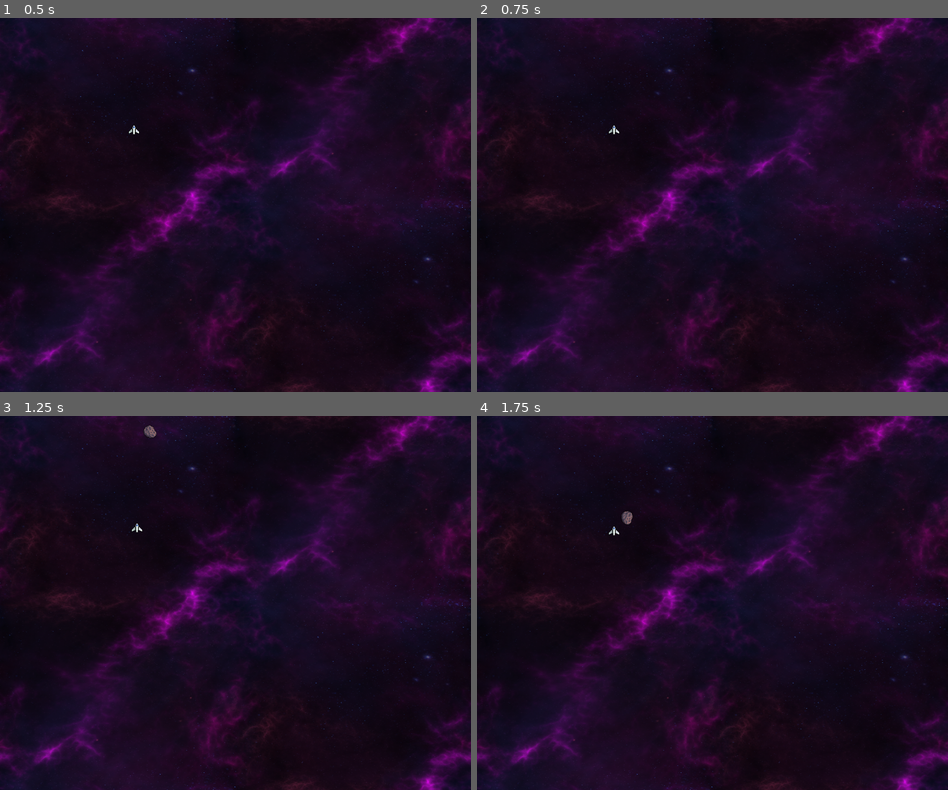
Above: before the commit, frames 1-4 (two rows, left to right).
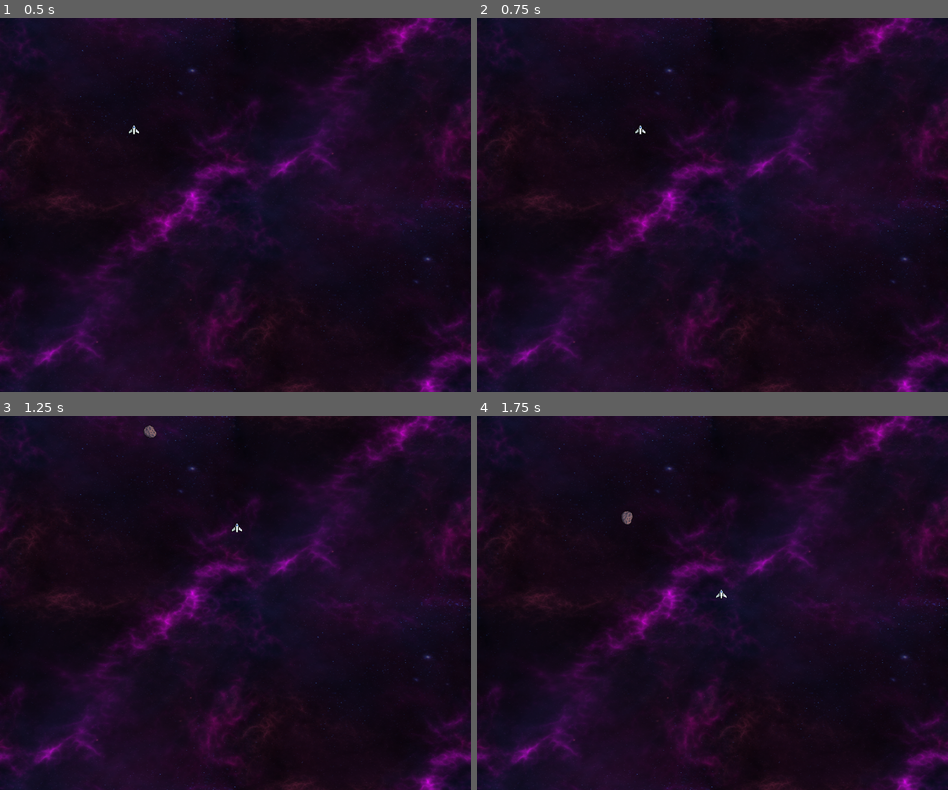
Above: after the commit, the same moments.

Repository: Smart-Jellyfish/SpaceShooter
Game: Godot game, scene res://Scenes/Level/level.tscn
Two runs of this game, one before a commit and one after it. Both use one fixed random seed, a clock stepped at 60 frames per second and the inputs below.
Inputs:
- Up to frame 1 (0.5 s): no input
- Up to frame 2 (0.75 s): tap Enter (Fire Secondary) at 0.5 s; hold Right (Right) from 0.53 s (still down); hold Space (Fire Primary) from 0.53 s (still down)
- Up to frame 3 (1.25 s): keep holding Right (Right); keep holding Space (Fire Primary)
- Up to frame 4 (1.75 s): release Right (Right) at 1.28 s; release Space (Fire Primary) at 1.28 s; hold Down (Down) from 1.28 s (still down); tap Space (Fire Primary) at 1.35 s

Frame 1 is identical in both runs. In frame 2, less than 0.1% of the frame differs, in the area x 28-36%, y 28-32%; in frame 3, less than 0.1%; in frame 4, less than 0.1%, in the area x 28-53%, y 29-49%.

Commit message:
Added functionality to fire weapons and smooth moving

Diff:
--- a/Scenes/Player/player.gd
+++ b/Scenes/Player/player.gd
@@ -7,18 +7,18 @@
 #
 #	< 20% = Main Ship - Base - Very Damaged
 
-const SPEED = 500.0
-#const JUMP_VELOCITY = -400.0
+const SPEED = 400.0
 
 func _process(delta):
-	pass
+	var input_direction = Input.get_vector("Left", "Right", "Up", "Down")
+	velocity = input_direction * SPEED
+	move_and_slide()
+
+#	var action_key = Input.ge
+
 
 func _input(event):
-	if event.is_action("Left") or event.is_action("Right") or event.is_action("Up") or event.is_action("Down"):
-		var direction = Input.get_vector("Left", "Right", "Up", "Down")
-		velocity = direction * SPEED
-		move_and_slide()
-	elif event.is_action_pressed("Fire Primary"):
+	if event.is_action_pressed("Fire Primary"):
 		print("Firing primary")
 	elif event.is_action_pressed("Fire Secondary"):
 		print("Firing secondary")
